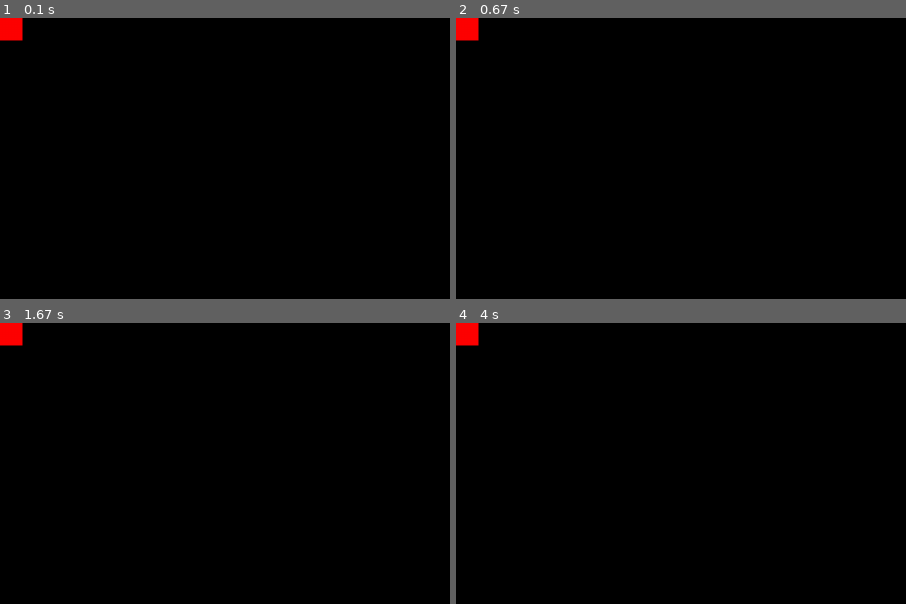
Above: before the commit, frames 1-4 (two rows, left to right).
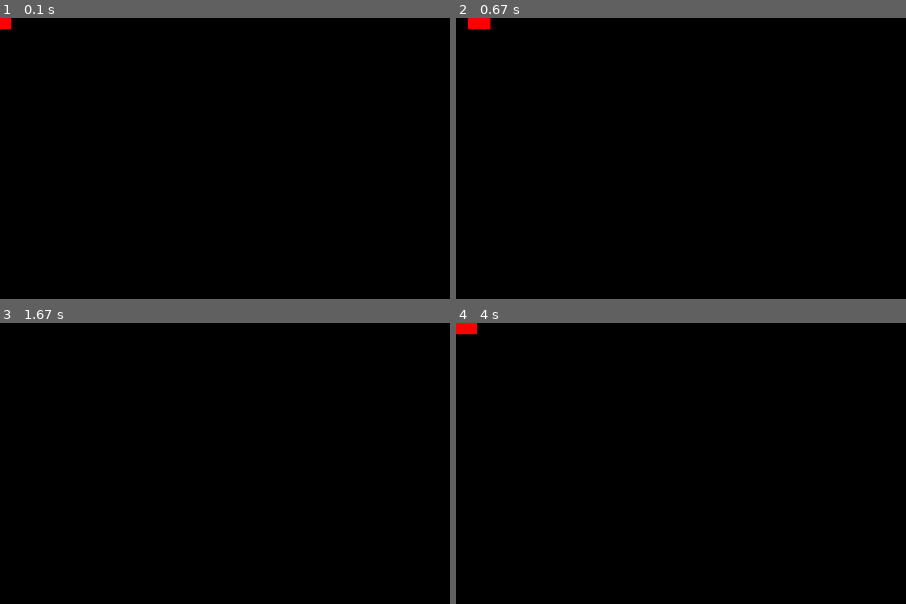
Above: after the commit, the same moments.

Repository: mytinycloud/90D-pygame-scaffold
Game: pygame game, started from main.py
Two runs of this game, one before a commit and one after it. Both use one fixed random seed, a clock stepped at 60 frames per second and the inputs below.
Inputs:
- Up to frame 1 (0.1 s): no input
- Up to frame 2 (0.67 s): hold D from 0.33 s (still down)
- Up to frame 3 (1.67 s): release D at 0.8 s; hold W 0.83-1.13 s
- Up to frame 4 (4 s): hold A 1.67-2.2 s; hold S 2.23-2.53 s; hold A 2.57-2.97 s; hold D from 3.4 s (still down)
The pictures show only the part of the screen within x 0-50%, y 0-50%; the shares and areas given below are measured in that part.

The runs differ from the first frame. In frame 1, 0.3% of the frame differs, in the area x 0-6%, y 0-9%; in frame 2, 0.4%, in the area x 0-8%, y 0-9%; in frame 3, 0.4%; in frame 4, 0.2%.

Commit message:
Add moving player as a sample

Diff:
--- a/engine/window.py
+++ b/engine/window.py
@@ -29,6 +29,7 @@
     def update(self):
         pygame.display.flip()
         self.clock.tick(self.frame_rate)
+        self.surface.fill((0,0,0))
 
     def close(self):
         pygame.quit()
--- a/main.py
+++ b/main.py
@@ -8,8 +8,11 @@
 group = EntityGroup()
 
 # Load systems onto the group
+# Note, systems will be run in the order they are mounted
+systems.controls.mount_control_system(group, window)
+systems.player.mount_player_system(group)
+systems.motion.mount_motion_system(group)
 systems.sprites.mount_sprite_system(group, window)
-systems.player.mount_player_system(group)
 
 # Main loop
 while not window.exited:
--- a/systems/__init__.py
+++ b/systems/__init__.py
@@ -1,3 +1,4 @@
+from . import motion
 from . import sprites
 from . import player
-from . import position
+from . import controls
--- /dev/null
+++ b/systems/controls.py
@@ -0,0 +1,42 @@
+from engine.entity import Entity, EntityGroup
+from engine.window import Window
+
+import pygame
+
+
+'''
+Dataclass to contain decoded input information
+'''
+class ControlComponent():
+    def __init__(self):
+        self.direction: tuple[int,int] = (0,0)
+
+def _get_direction_control(keys) -> tuple[int,int]:
+    dir = [0,0]
+    if keys[pygame.K_w]:
+        dir[1] -= 1
+    if keys[pygame.K_s]:
+        dir[1] += 1
+    if keys[pygame.K_a]:
+        dir[0] -= 1
+    if keys[pygame.K_d]:
+        dir[0] += 1
+    return dir
+
+'''
+The controls handling system:
+Read inputs from the keyboard, and store them in the controls component
+'''
+def update_controls_system(group: EntityGroup):
+    controls: ControlComponent = group.query_singleton('controls').controls
+    keys = pygame.key.get_pressed()
+    controls.direction = _get_direction_control(keys)
+
+'''
+Mounts the components and systems for reading controls
+'''
+def mount_control_system(group: EntityGroup, window: Window):
+    controls = group.create()
+    controls.controls = ControlComponent()
+
+    group.mount_system(update_controls_system)
--- /dev/null
+++ b/systems/motion.py
@@ -0,0 +1,39 @@
+from engine.entity import Entity, EntityGroup
+from engine.window import Window
+
+
+'''
+The motion update system:
+Update any entities with motions components
+'''
+def motion_update_system(group: EntityGroup):
+
+    # Naughty. Get this from the window?
+    timestep = 1.0 / 60
+
+    # Update the position of all entities with a velocity
+    for e in group.query('velocity'):
+        e.pos = (
+            e.pos[0] + (e.velocity[0] * timestep),
+            e.pos[1] + (e.velocity[1] * timestep),
+        )
+
+'''
+Mounts systems for updating motion components
+'''
+def mount_motion_system(group: EntityGroup):
+    group.mount_system(motion_update_system)
+
+'''
+Adds position information to an entity
+'''
+def with_position(e: Entity, position: tuple[float,float]):
+    e.pos = position
+
+'''
+Adds motion information to an entity.
+with_position is implied.
+'''
+def with_motion(e: Entity, position: tuple[float, float]):
+    e.pos = position
+    e.velocity = (0,0)
--- a/systems/player.py
+++ b/systems/player.py
@@ -2,25 +2,31 @@
 from engine.window import Window
 
 from .sprites import with_placeholder_sprite
-from .position import with_position
+from .motion import with_position, with_motion
 
 
 '''
-The player update system
+The player update system:
+Update the players velocity based on the controls
 '''
 def player_update_system(group: EntityGroup):
 
     player = group.query_singleton('is_player')
-    # Do any player specific handling.
+    controls = group.query_singleton('controls').controls
+
+    player.velocity = (
+        controls.direction[0] * 100,
+        controls.direction[1] * 100,
+    )
 
 
 '''
-Adds the player character
+Adds the player character, and mounts systems for updating the player with the control inputs
 '''
 def mount_player_system(group: EntityGroup):
     player = group.create()
     player.is_player = True
-    with_position(player, (0,0))
+    with_motion(player, (0,0))
     with_placeholder_sprite(player, (32,32), (255,0,0))
 
     group.mount_system(player_update_system)
--- a/systems/position.py
+++ /dev/null
@@ -1,9 +0,0 @@
-from engine.entity import Entity, EntityGroup
-from engine.window import Window
-
-
-'''
-Adds position information to an entity
-'''
-def with_position(e: Entity, position: tuple[float,float]):
-    e.pos = position
--- a/systems/sprites.py
+++ b/systems/sprites.py
@@ -1,14 +1,13 @@
 from engine.entity import Entity, EntityGroup
 from engine.window import Window
 
-from .position import with_position
+from .motion import with_position
 
 import pygame
 import os
 
 '''
-The sprite drawings system.
-
+The sprite drawings system:
 Use the camera position to draw all entities with a sprite at their relative location.
 '''
 def draw_sprite_system(group: EntityGroup):
@@ -18,18 +17,17 @@
 
     for e in group.query('sprite', 'pos'):
 
-        local_x = e.pos[0] - camera.pos[0]
-        local_y = e.pos[1] - camera.pos[1]
-
-        # Todo. Actually be good.
-        screen_x = local_x
-        screen_y = local_y
-
-        window.surface.blit(e.sprite, (screen_x, screen_y))
+        size = e.sprite.get_size()
+        sprite_pos = (
+            e.pos[0] - camera.pos[0] - (size[0] / 2),
+            e.pos[1] - camera.pos[1] - (size[1] / 2)
+        )
+        # Note, we are ignoring any screen-space culling
+        window.surface.blit(e.sprite, sprite_pos)
 
 
 '''
-Adds the sprite drawing system, along with its rendering camera
+Mounts the sprite drawing system, and adds a camera component for the viewport
 '''
 def mount_sprite_system(group: EntityGroup, window: Window):
     camera = group.create()
